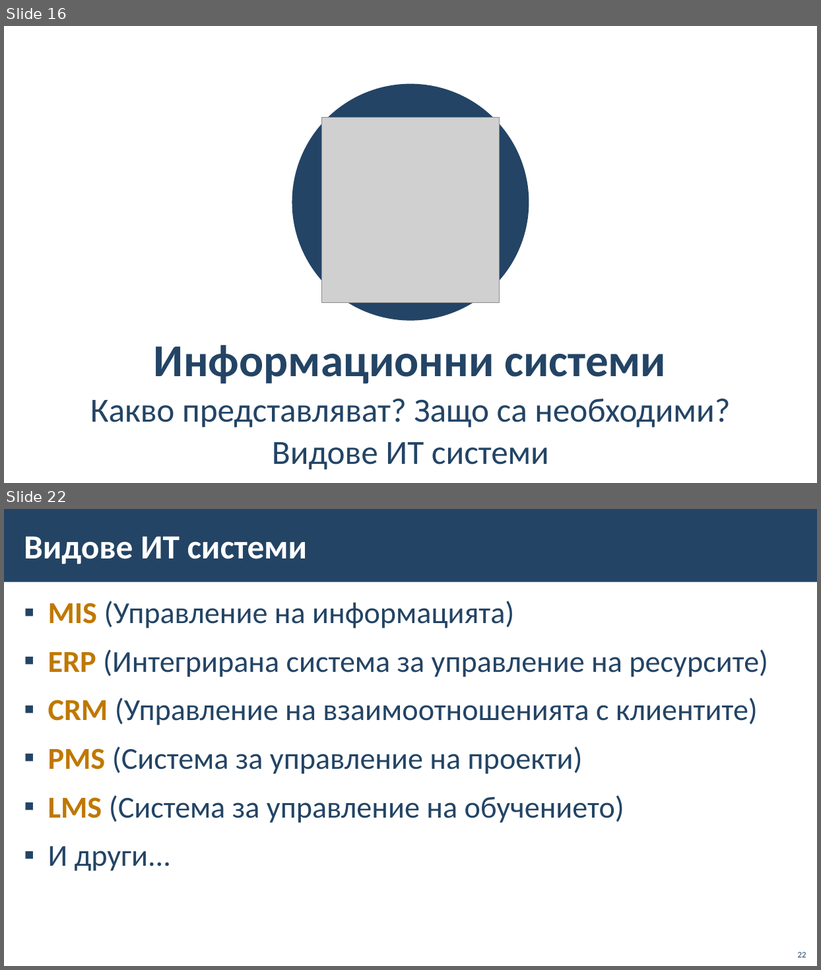
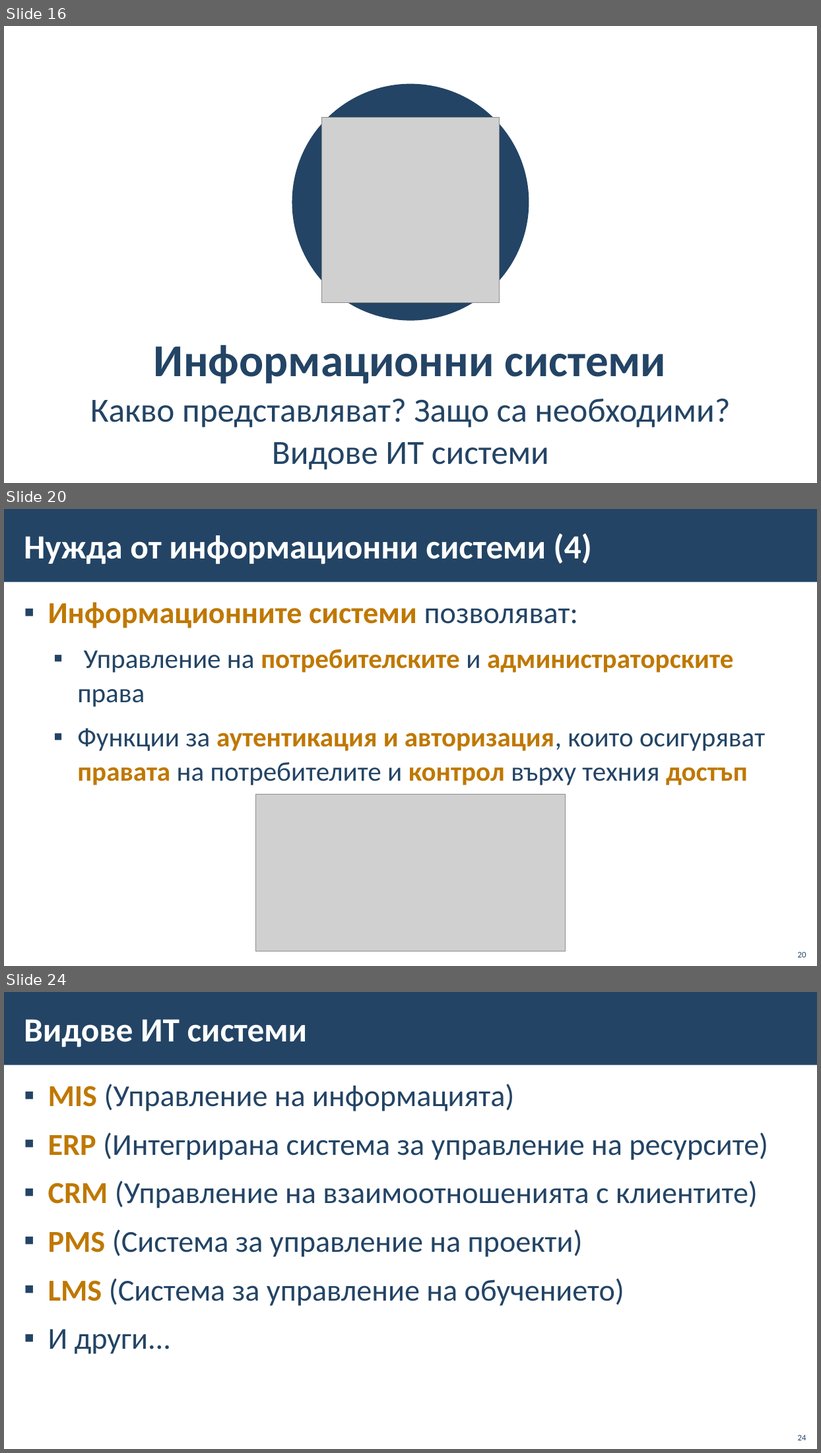
Before and after one commit to BG-IT-Edu/School-Programming, a slide deck: Courses/Software-Sciences/Module-3-Databases-New/01-IT-Systems/01-IT-Systems.pptx. Shown one above the other, each under a label of ours: slides 16 and 22 before the commit, slides 16, 20 and 24 after it; the slides between them are not shown. The pictures are 821x970 and 821x1453 pixels, drawn with LibreOffice and Linux fonts; fonts in the diff are those of the drawing; grey boxes stand for pictures; background and template pictures are left out. Boxes give left, top, right and bottom in pixels: in the first picture for what was removed or moved away, otherwise in the second. Text is boxed around its words. In the diff, an @@ line names an element or a change of style, - is before the commit and + after.

```diff
--- a/Courses/Software-Sciences/Module-3-Databases-New/01-IT-Systems/01-IT-Systems.pptx
+++ b/Courses/Software-Sciences/Module-3-Databases-New/01-IT-Systems/01-IT-Systems.pptx
@@ slide 20 added at (4,509,817,966), background #FFFFFF; not listed: 1 template element that a slide beside it also shows @@
@@ title added at (24,533,592,564), 40 pt, text #FFFFFF, bold @@
+Нужда от информационни системи (4)
@@ text added at (48,602,765,786), 32 pt, text #BF7800, bold @@
+▪ Информационните системи позволяват:
+  ▪ Управление на потребителските и администраторските права
+  ▪ Функции за аутентикация и авторизация, които осигуряват правата на потребителите и контрол върху техния достъп
@@ picture added at (256,795,565,952) @@
@@ page number added at (798,952,807,958), 10 pt, text #234465 @@
+20
@@ what was slide 22 is now slide 24 @@
@@ page number at (798,1435,807,1441): text changed @@
-22
+24
```
Also in this commit, not shown: 6 slides changed, 1 other slide added.
